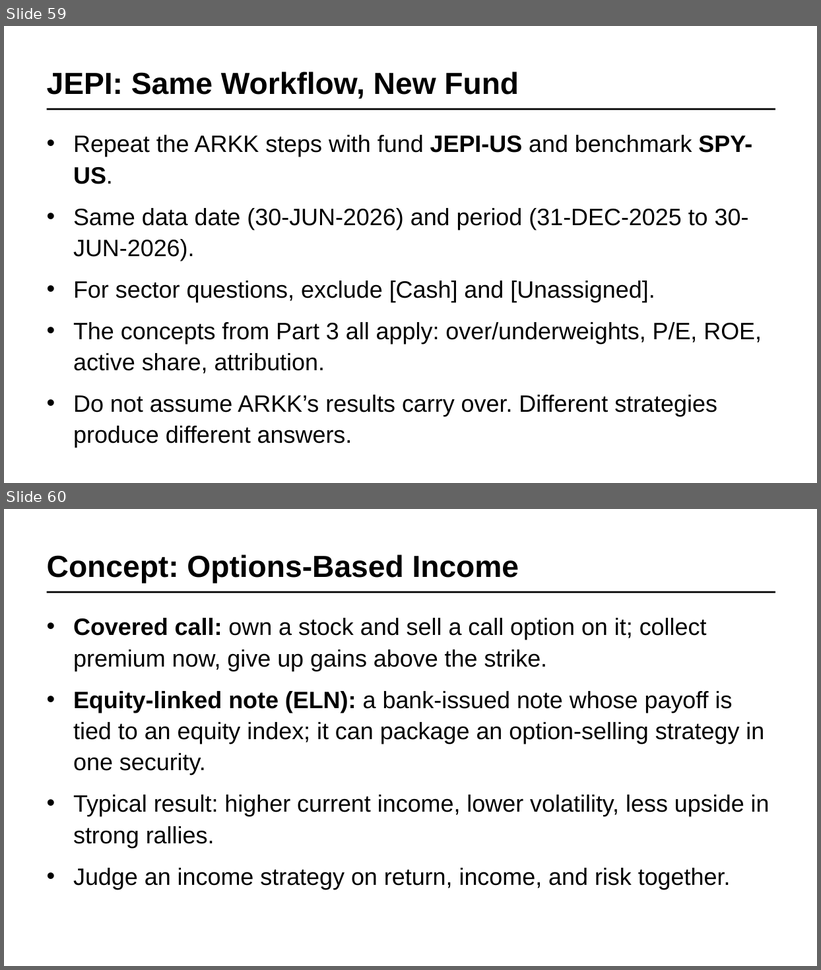
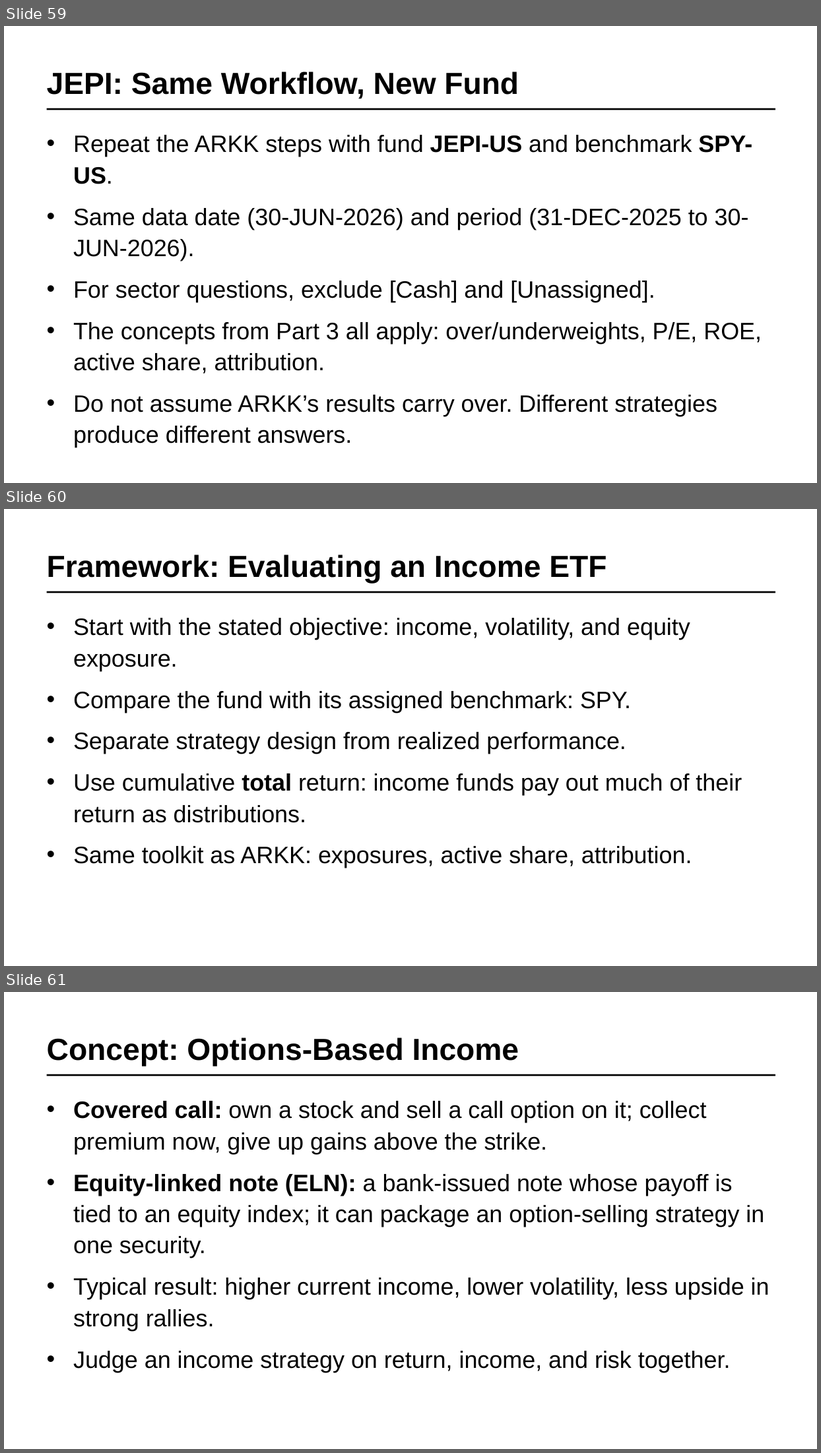
Before and after one commit to ddddil/SF_DAT_15, a slide deck: fina4126/ETF_Performance_Evaluation_Bond_Screening_Revised.pptx. Shown one above the other, each under a label of ours: slides 59 and 60 before the commit, slides 59, 60 and 61 after it. The pictures are 821x970 and 821x1453 pixels, drawn with LibreOffice and Linux fonts; fonts in the diff are those of the drawing. Boxes give left, top, right and bottom in pixels: in the first picture for what was removed or moved away, otherwise in the second. Text is boxed around its words. In the diff, an @@ line names an element or a change of style, - is before the commit and + after.

```diff
--- a/fina4126/ETF_Performance_Evaluation_Bond_Screening_Revised.pptx
+++ b/fina4126/ETF_Performance_Evaluation_Bond_Screening_Revised.pptx
@@ slide 60 added at (x1=4, y1=509, x2=817, y2=966), background #FFFFFF @@
@@ text added at (x1=47, y1=555, x2=607, y2=584), 36 pt, text #000000, bold @@
+Framework: Evaluating an Income ETF
@@ rectangle added at (x1=47, y1=591, x2=776, y2=593), fill #000000 @@
@@ text added at (x1=73, y1=618, x2=742, y2=868), 28 pt, text #000000 @@
+• Start with the stated objective: income, volatility, and equity exposure.
+• Compare the fund with its assigned benchmark: SPY.
+• Separate strategy design from realized performance.
+• Use cumulative total return: income funds pay out much of their return as distributions.
+• Same toolkit as ARKK: exposures, active share, attribution.
@@ what was slide 60 is now slide 61 @@
```
Also in this commit, not shown: 8 slides changed.
